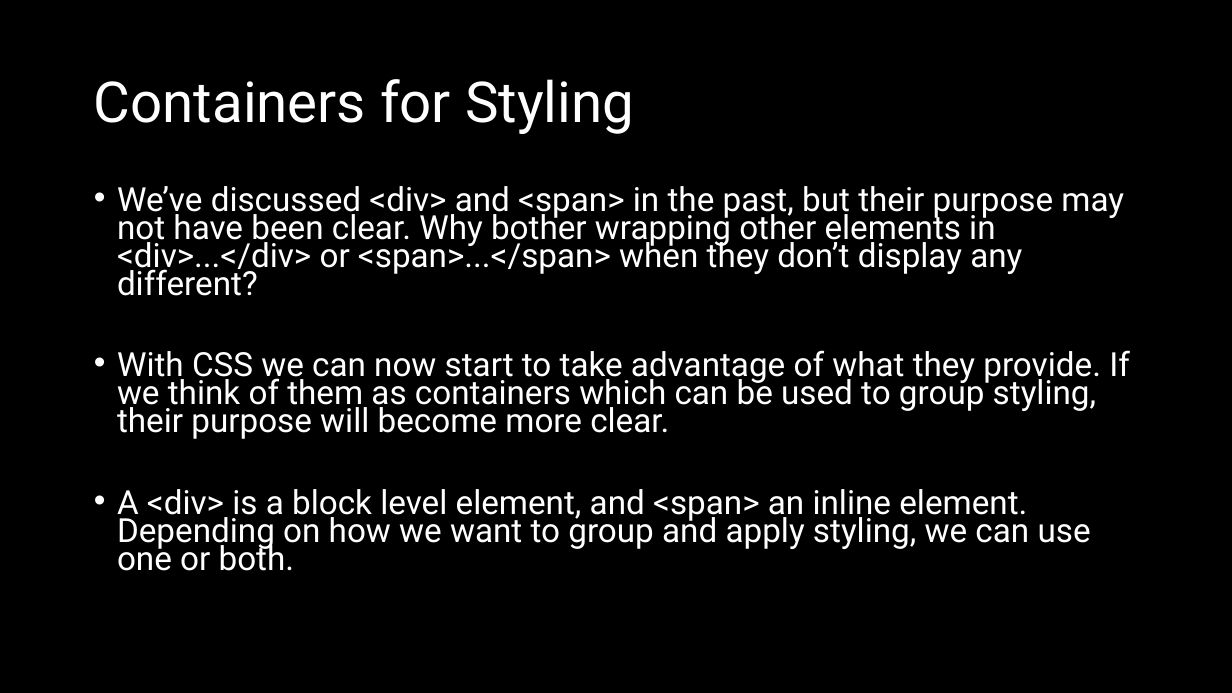
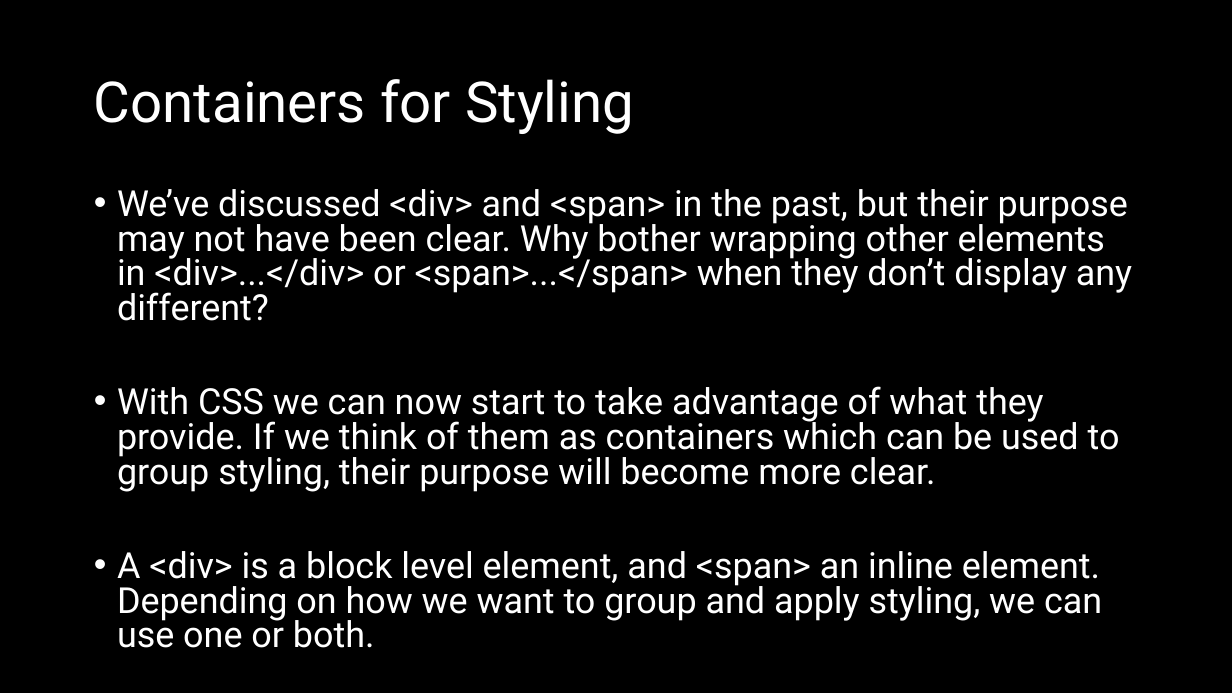
Before and after one commit to natiquekeyin/spring2025, a slide deck: slide 8 of FrontEnd/Week3/Week3.pptx. Drawn at 1232x693 pixels with LibreOffice and Linux fonts; fonts in the diff are those of the drawing. Boxes give left, top, right and bottom in pixels: in the first picture for what was removed or moved away, otherwise in the second. Text is boxed around its words. In the diff, an @@ line names an element or a change of style, - is before the commit and + after.

```diff
--- a/FrontEnd/Week3/Week3.pptx
+++ b/FrontEnd/Week3/Week3.pptx
@@ text "We’ve discussed <div> and <span> ..." at (x1=117, y1=189, x2=1132, y2=648): size 25.9 to 28 pt; line spacing 0.7 to 0.8 @@
```
Also in this commit, not shown: 1 other slide changed, 2 other files.
